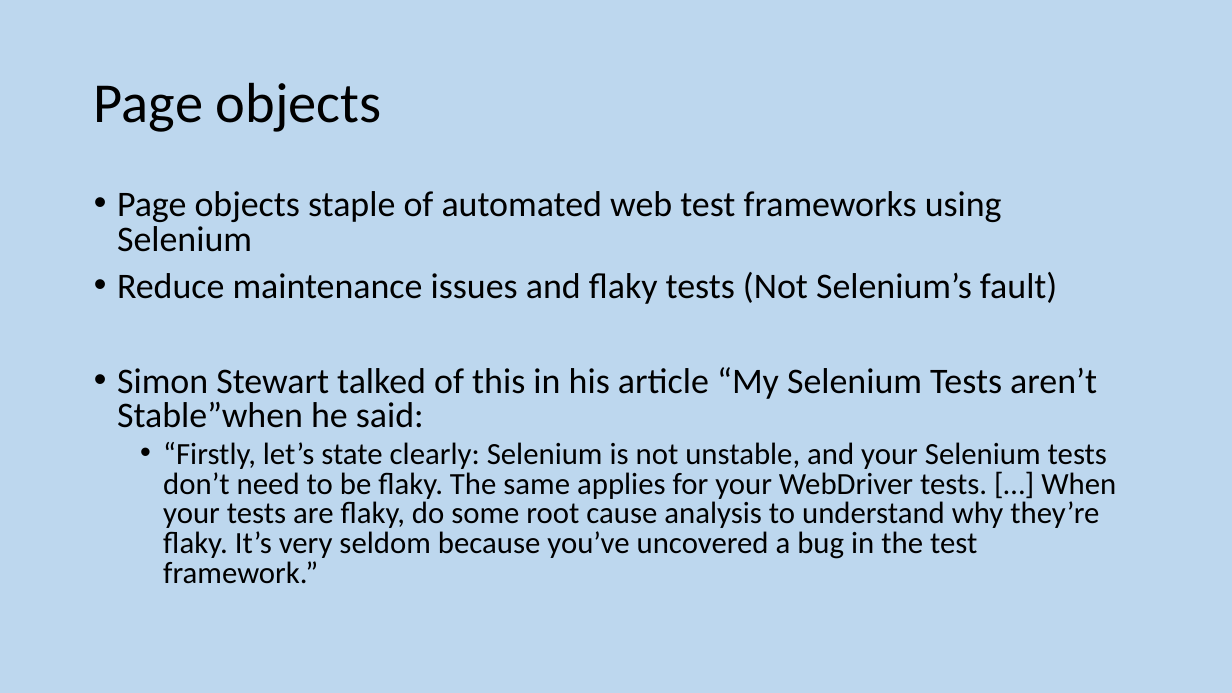
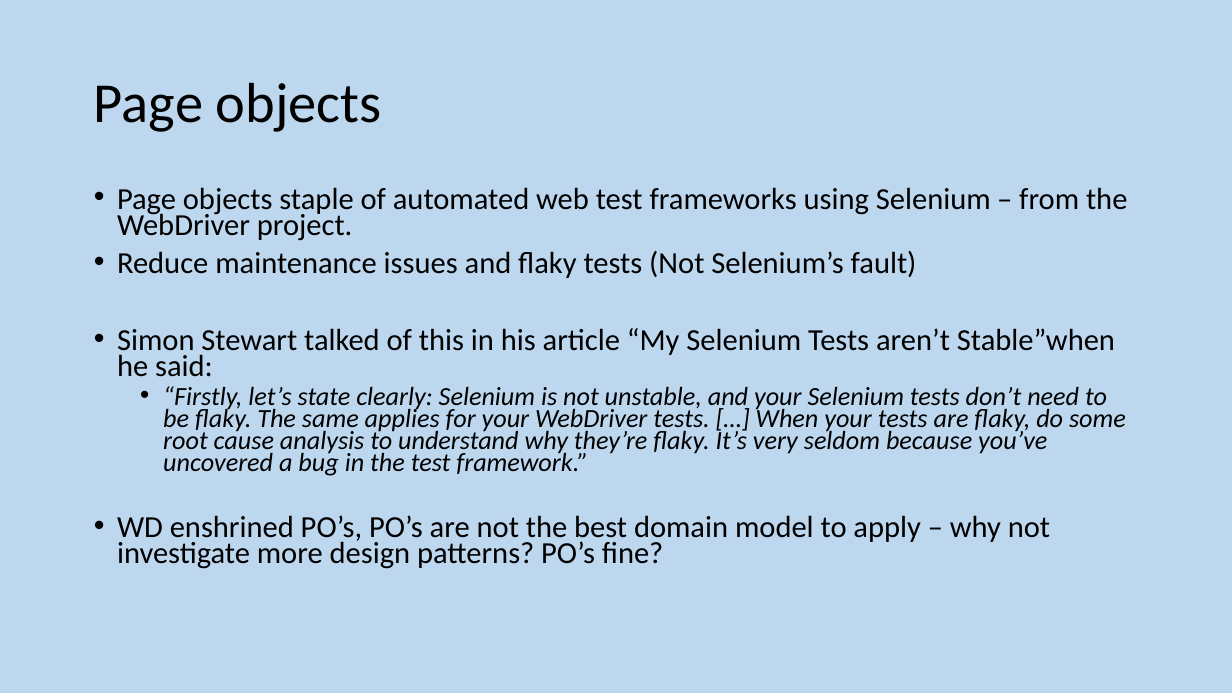
Before and after one commit to GeeChao/serenityjourneydemo, a slide deck: slide 6 of STAG - Screenplay demo.pptx (slide 7 before the commit). Drawn at 1232x693 pixels with LibreOffice and Linux fonts; fonts in the diff are those of the drawing. Boxes give left, top, right and bottom in pixels: in the first picture for what was removed or moved away, otherwise in the second. Text is boxed around its words. In the diff, an @@ line names an element or a change of style, - is before the commit and + after.

```diff
--- a/STAG - Screenplay demo.pptx
+++ b/STAG - Screenplay demo.pptx
@@ text at bbox=[117, 187, 1127, 241]: text changed; size 28 to 23.8 pt @@
-• Page objects staple of automated web test frameworks using Selenium
+• Page objects staple of automated web test frameworks using Selenium – from the WebDriver project.
@@ text at bbox=[117, 251, 1126, 476]: size 28 to 23.8 pt in "Reduce maintenance issues and flaky tests (Not ...", "Simon Stewart talked of this in his ..."; size 24 to 20.4 pt, italic on in "“Firstly, let’s state clearly: Selenium is not ..."; line spacing 0.8 to 0.7 @@
@@ text at bbox=[117, 515, 1050, 569]: paragraph added @@
+• WD enshrined PO’s, PO’s are not the best domain model to apply – why not investigate more design patterns? PO’s fine?
```
Also in this commit, not shown: 14 other slides changed, 6 other files.
